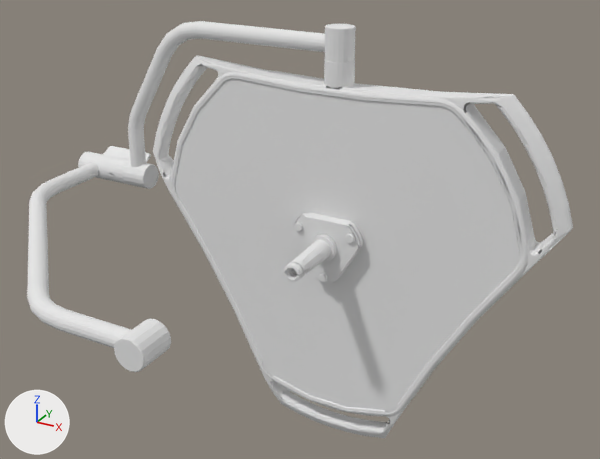
An edit to the Blender file Assets/Models/ArmLightMount/ArmLightMount.blend, drawn before and after from the same camera.
Rendered twice from a 50 mm lens placed at (0.619, -0.68, 0.564), pointed at (-0.041, 0.521, -0.036). Lighting does not change. The marker at lower left points along +X, +Y and +Z.

Objects in the first picture: 'ArmLightMount', 'ArmLightMount.001', 'ArmLightMount.002'.
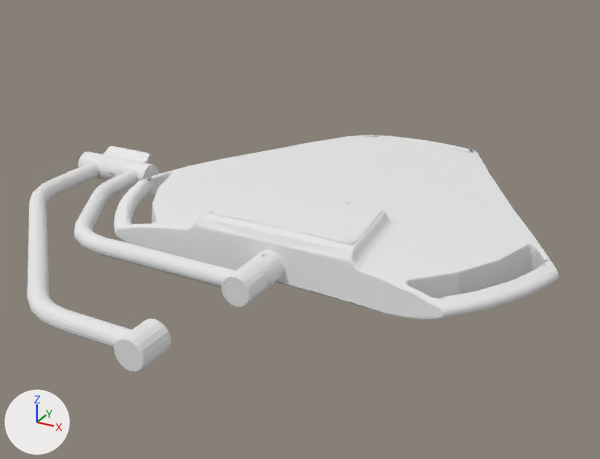
Changed parts and their boxes [x1, y1, x2, y2] in the pictures (600 x 459 px):
'ArmLightMount.002', moved, turned
    before: [153, 56, 573, 438]
    after: [114, 135, 559, 319]
'ArmLightMount.001', mesh turned
    before: [122, 21, 356, 189]
    after: [74, 160, 268, 307]

The change, as a diff of the scene's bpy script:
```diff
--- a/Assets/Models/ArmLightMount/ArmLightMount.blend.py
+++ b/Assets/Models/ArmLightMount/ArmLightMount.blend.py
@@ me_armlightmount_001 @@
 me_armlightmount_001.from_pydata(...)  # 848 vertices, 1319 faces; spans x 0.0..0.485, y -0.025..0.024, z -0.024..0.328
 # used by ob_armlightmount_001; parent = ob_armlightmount; location = (-0.435, 0.534, 0.0)
+# me_armlightmount_001 part 1: the whole mesh is turned 90 degrees about the x axis through the mesh origin
 me_armlightmount_001.materials.append(mat_color_f0ac1e)
@@ ob_armlightmount_002 @@
 ob_armlightmount_002.parent = ob_armlightmount_001
-ob_armlightmount_002.matrix_parent_inverse = Matrix(((1.0, 0.0, 0.0, 0.435), (0.0, 1.0, 0.0, -0.534), (0.0, 0.0, 1.0, 0.0), (0.0, 0.0, 0.0, 1.0)))
-ob_armlightmount_002.location = (0.025, 0.534, 0.274)
-ob_armlightmount_002.rotation_euler = (-1.571, 0.0, 0.0)  # degrees (-90, 0, 0)
+ob_armlightmount_002.matrix_parent_inverse = Matrix(((1.0, 0.0, 0.0, 0.435), (0.0, 0.0, 1.0, 0.0), (0.0, -1.0, 0.0, 0.534), (0.0, 0.0, 0.0, 1.0)))
+ob_armlightmount_002.location = (0.025, 0.534, -0.274)
+ob_armlightmount_002.rotation_euler = (1.571, 0.0, 0.0)  # degrees (90, 0, 0)
```
